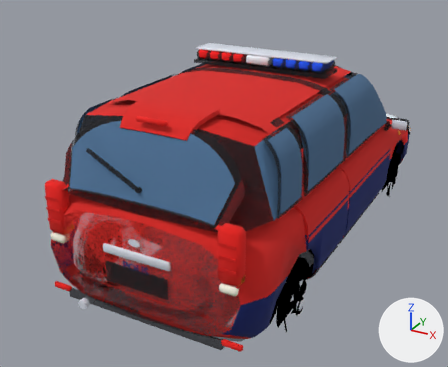
What one commit did to the FBX model Assets/Models/KL/veh_polis.fbx.
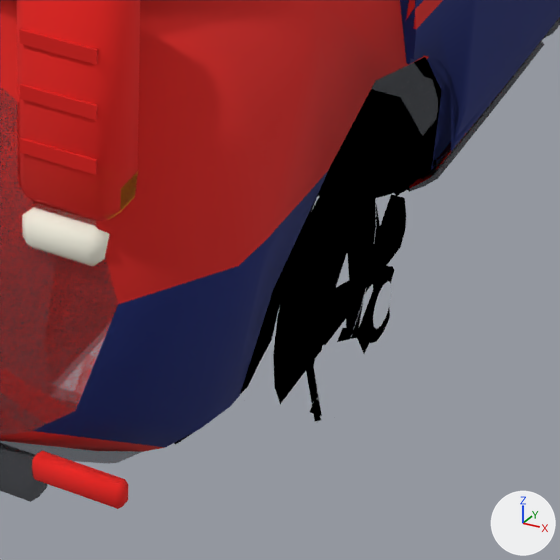
The first picture shows the older version from a camera (50 mm lens) standing at (2.07, -4.5, 2.7) and looking at (-0.26, -0.28, 0.59). The close-ups show the older and then the newer version on the part from 48% to 76% of the width and 64% to 99% of the height of that picture. Only the edits that show in the close-ups are written down. Arrows for +X, +Y and +Z are at lower right; the lights stay in place. Where no turn or scale is listed for an object, it has been applied to the vertices. Vertices at exactly the same position are counted once.

Objects in the first close-up: 'Body', 'Body_LOD1', 'BrakeLights', 'Detail', 'Door_RR', 'ReverseLights', 'Rim_RR' and 1 more.
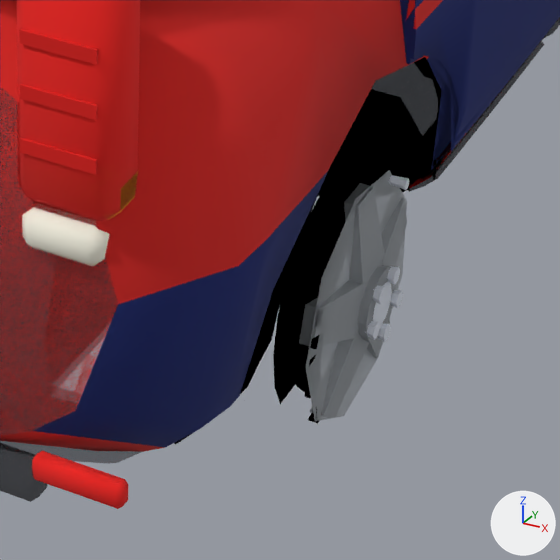
What changed in the scene script:
```text
Change me_rim_rr_003:
    used by ob_rim_rr; location = (0.72, -1.24, 0.31)
    remove me_rim_rr_003.from_pydata(...)  # 182 vertices, 138 faces; spans x 0.043..0.134, y -0.198..0.198, z -0.198..0.198
    add me_rim_rr_003.from_pydata(...)  # 294 vertices, 206 faces; spans x 0.043..0.144, y -0.198..0.198, z -0.198..0.198
    me_rim_rr_003 part 1: a new loose piece, a 6-sided cut cone along x (radius 0.007 at the low end, 0.009 at the high end) spanning x 0.092..0.122, y 0.1..0.118, z 0.141..0.157, in mat_m_kl_atlas (picture img_kl_palette_png)
    me_rim_rr_003 part 2: a new loose piece, a 6-sided cut cone along x (radius 0.011 at the low end, 0.014 at the high end) spanning x 0.13..0.144, y -0.043..-0.015, z 0.026..0.05, in mat_m_kl_atlas (picture img_kl_palette_png)
    me_rim_rr_003 part 3: a new loose piece, a 6-sided cut cone along x (radius 0.011 at the low end, 0.014 at the high end) spanning x 0.13..0.144, y 0.013..0.041, z 0.027..0.051, in mat_m_kl_atlas (picture img_kl_palette_png)
    me_rim_rr_003 part 4: a new loose piece, a 6-sided cut cone along x (radius 0.011 at the low end, 0.014 at the high end) spanning x 0.13..0.144, y 0.031..0.059, z -0.026..-0.002, in mat_m_kl_atlas (picture img_kl_palette_png)
    me_rim_rr_003 part 5: a new loose piece, a 6-sided cut cone along x (radius 0.011 at the low end, 0.014 at the high end) spanning x 0.13..0.144, y -0.013..0.015, z -0.06..-0.035, in mat_m_kl_atlas (picture img_kl_palette_png)
    me_rim_rr_003 part 6: a new loose piece, a 6-sided cut cone along x (radius 0.011 at the low end, 0.014 at the high end) spanning x 0.13..0.144, y -0.059..-0.031, z -0.027..-0.003, in mat_m_kl_atlas (picture img_kl_palette_png)
    me_rim_rr_003 part 7: 46 kept faces spanning x 0.077..0.133, y -0.183..0.182, z -0.166..0.183 get new texture (UV) coordinates
    other edits to the shape of me_rim_rr_003 do not show in these pictures
Change me_tyre_rr_lod1_003:
    where me_tyre_rr_lod1_003.from_pydata(...)  # 74 vertices, 63 faces; spans x -0.11..0.11, y -0.31..0.291, z -0.305..0.305
    used by ob_tyre_rr_lod1; location = (0.72, -1.24, 0.31)
    me_tyre_rr_lod1_003 part 8: texture (UV) coordinates of 9 of 63 faces, centred in x 0.095, y -0.117..0.124, z -0.122..0.122, changed; they spanned u 0.34..0.34, v 0.34..0.34 and now span u 0.22..0.22, v 0.91..0.91
```

What differs and where, as boxes [x1, y1, x2, y2] in the close-ups (560 x 560 px):
'Rim_RR', reshaped: before [373, 281, 392, 329]; after [299, 175, 409, 418]
part 1 of me_rim_rr_003, added: after [389, 175, 409, 190]
part 2 of me_rim_rr_003, added: after [373, 286, 386, 304]
part 3 of me_rim_rr_003, added: after [387, 266, 400, 285]
part 4 of me_rim_rr_003, added: after [390, 290, 403, 308]
part 5 of me_rim_rr_003, added: after [378, 323, 391, 342]
part 6 of me_rim_rr_003, added: after [365, 321, 380, 340]
part 7 of me_rim_rr_003, surface changed: after [299, 183, 407, 418]
part 8 of me_tyre_rr_lod1_003, surface changed: after [306, 170, 407, 421]
